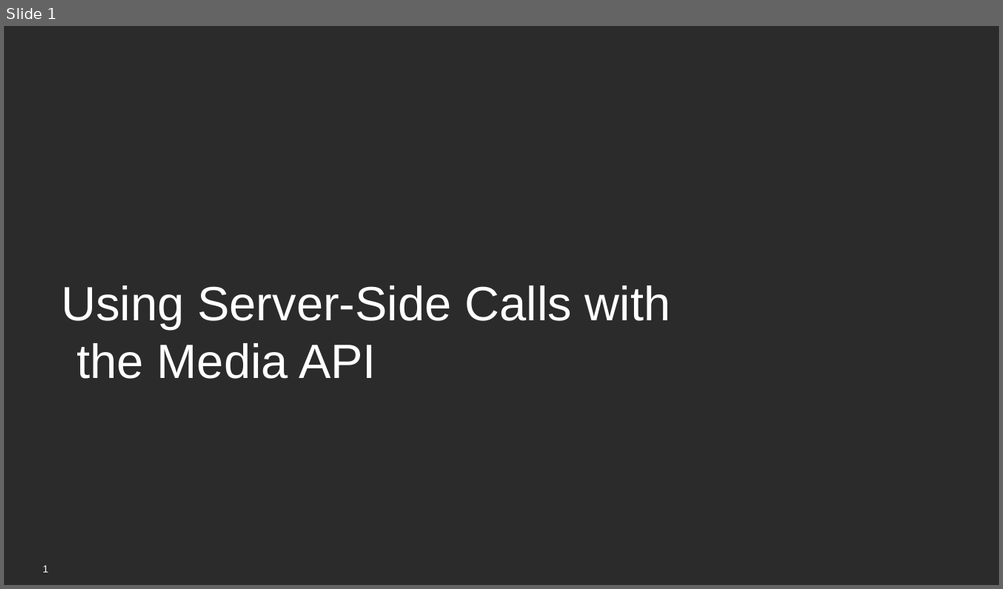
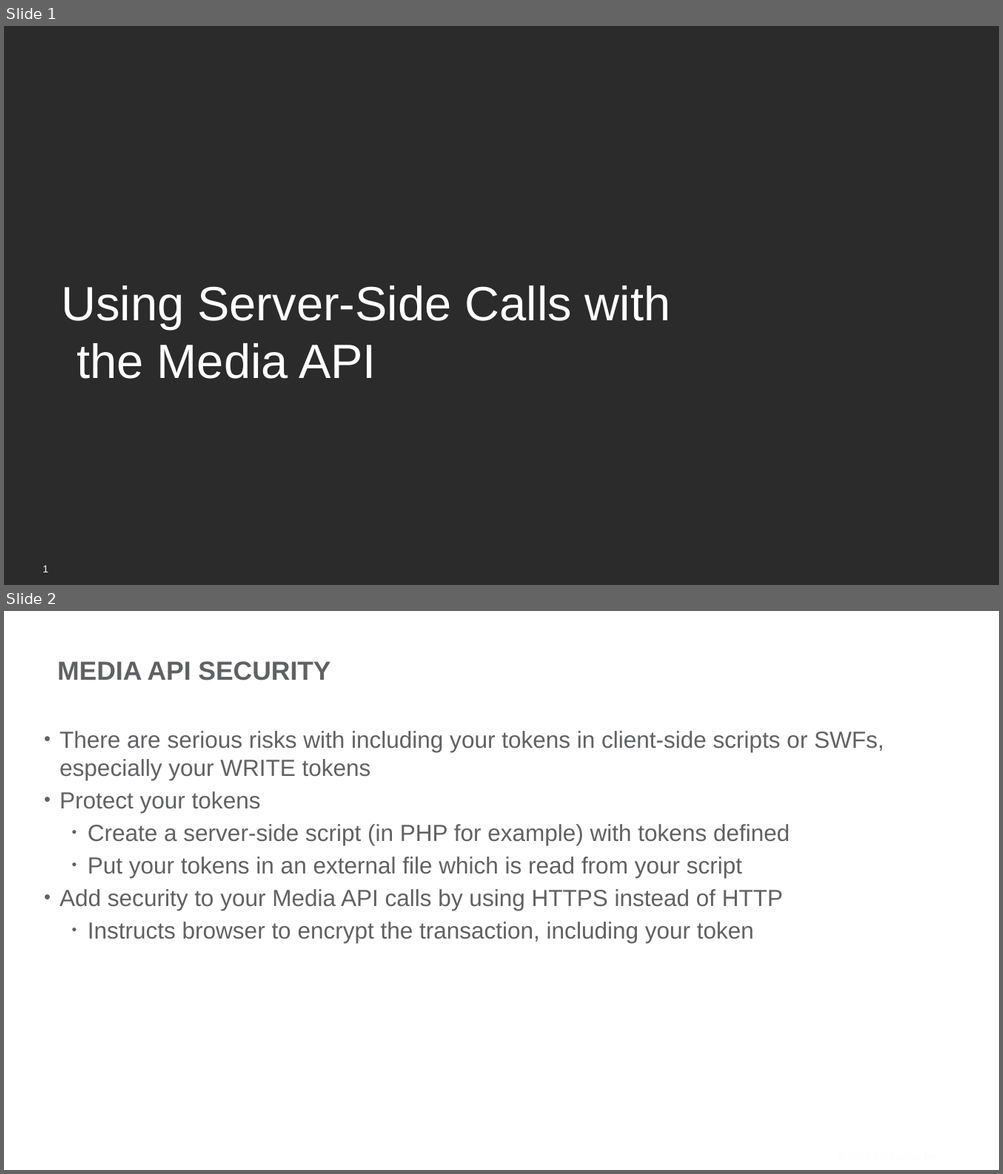
Before and after one commit to BrightcoveLearning/VideoCloudMediaAPI, a slide deck: VideoSessionsMaterials/server-side.pptx. Shown one above the other, each under a label of ours: slide 1 before the commit, slides 1 and 2 after it. The pictures are 1003x589 and 1003x1174 pixels, drawn with LibreOffice and Linux fonts; fonts in the diff are those of the drawing; background and template pictures are left out; a plain dark background stands for a picture behind light text. Boxes give left, top, right and bottom in pixels: in the first picture for what was removed or moved away, otherwise in the second. Text is boxed around its words. In the diff, an @@ line names an element or a change of style, - is before the commit and + after.

```diff
--- a/VideoSessionsMaterials/server-side.pptx
+++ b/VideoSessionsMaterials/server-side.pptx
@@ slide 2 added at bbox=[4, 611, 999, 1170], background picture (left out) @@
@@ title added at bbox=[57, 661, 330, 681], 36 pt, text #606163, bold @@
+MEDIA API SECURITY
@@ text added at bbox=[60, 731, 884, 943], 32 pt, text #606163 @@
+• There are serious risks with including your tokens in client-side scripts or SWFs, especially your WRITE tokens
+• Protect your tokens
+  • Create a server-side script (in PHP for example) with tokens defined
+  • Put your tokens in an external file which is read from your script
+• Add security to your Media API calls by using HTTPS instead of HTTP
+  • Instructs browser to encrypt the transaction, including your token
@@ text added at bbox=[831, 1147, 946, 1165], 14 pt, text #FBFCFF @@
+© 2013 Brightcove Inc.
```
Also in this commit, not shown: 1 slide changed, 4 slides removed.
